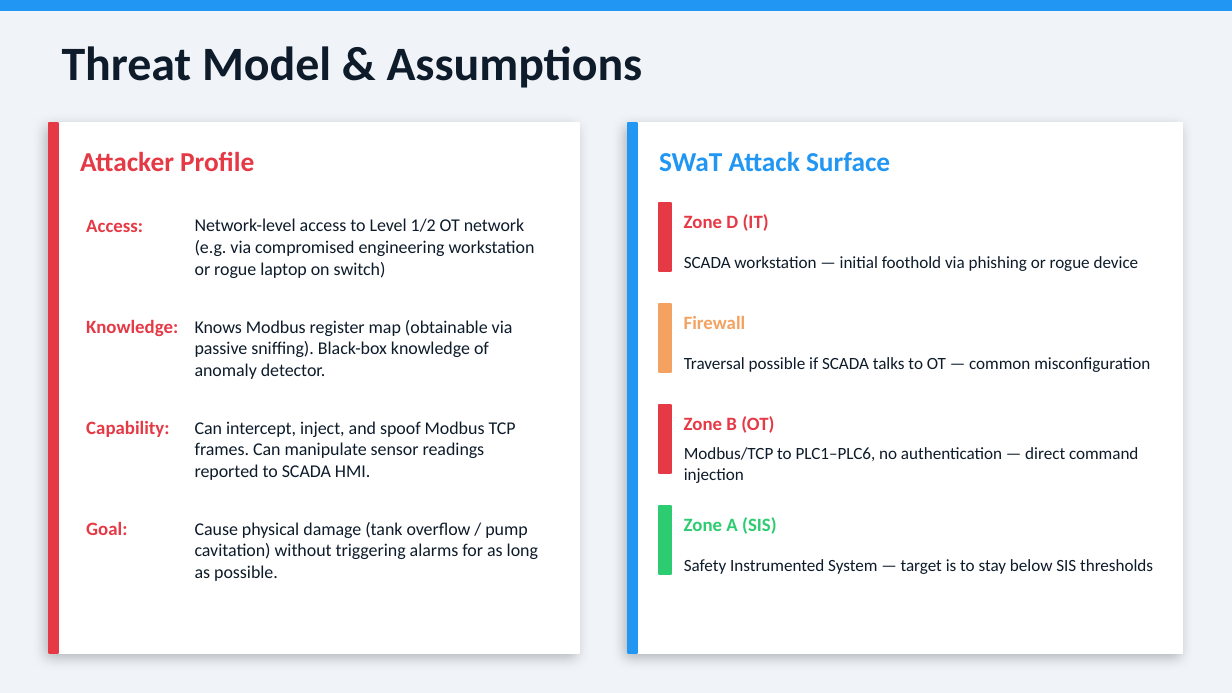
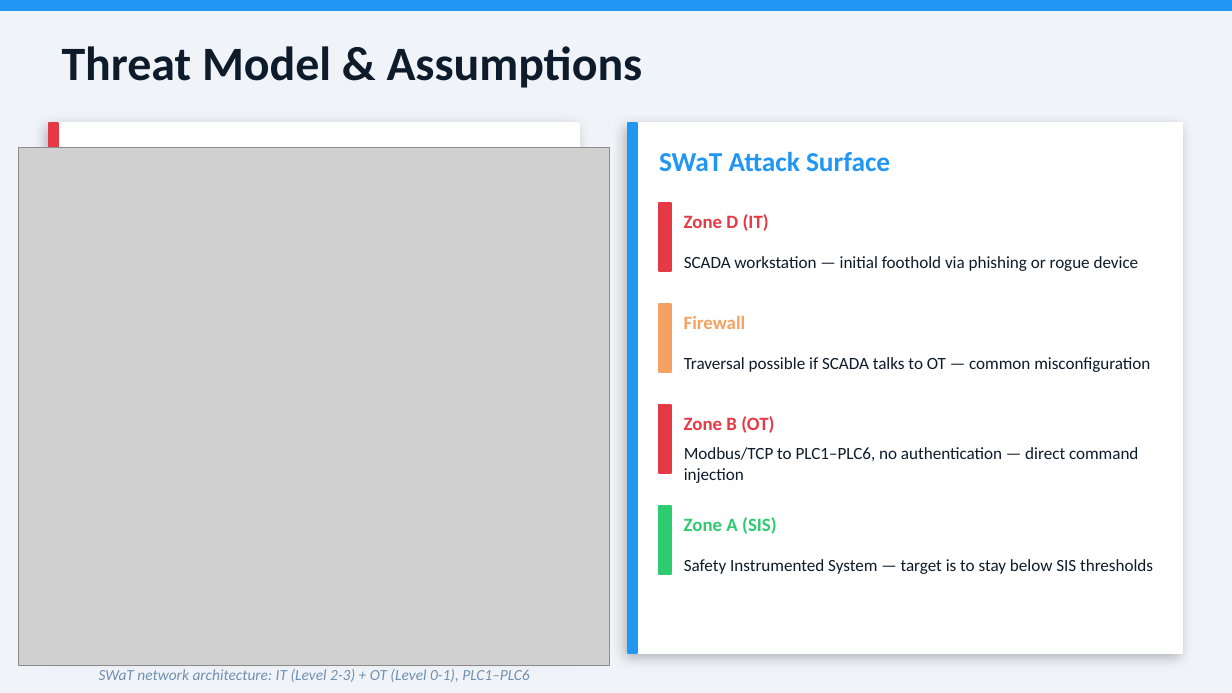
Before and after one commit to kinwee/swat-cps-project, a slide deck: slide 3 of slides/swat_with_images.pptx. Drawn at 1232x693 pixels with LibreOffice and Linux fonts; fonts in the diff are those of the drawing; grey boxes stand for pictures. Boxes give left, top, right and bottom in pixels: in the first picture for what was removed or moved away, otherwise in the second. Text is boxed around its words. In the diff, an @@ line names an element or a change of style, - is before the commit and + after.

Commit message:
embed real SWaT testbed photos + Paper #9 diagram into deck (7 slides updated)

```diff
--- a/slides/swat_with_images.pptx
+++ b/slides/swat_with_images.pptx
@@ picture added at (18, 148, 610, 665) @@
@@ text removed at (86, 219, 143, 232) @@
-Access:
@@ text removed at (195, 218, 535, 278) @@
-Network-level access to Level 1/2 OT network (e.g. via compromised engineering workstation or rogue laptop on switch)
@@ text removed at (86, 319, 178, 336) @@
-Knowledge:
@@ text removed at (195, 320, 513, 379) @@
-Knows Modbus register map (obtainable via passive sniffing). Black-box knowledge of anomaly detector.
@@ text removed at (86, 420, 169, 437) @@
-Capability:
@@ text removed at (195, 421, 516, 480) @@
-Can intercept, inject, and spoof Modbus TCP frames. Can manipulate sensor readings reported to SCADA HMI.
@@ text removed at (86, 521, 127, 535) @@
-Goal:
@@ text removed at (195, 522, 538, 581) @@
-Cause physical damage (tank overflow / pump cavitation) without triggering alarms for as long as possible.
@@ text added at (99, 669, 529, 682), 9 pt, text #7090B0, italic @@
+SWaT network architecture: IT (Level 2-3) + OT (Level 0-1), PLC1–PLC6
```
Also in this commit, not shown: 6 other slides changed.
